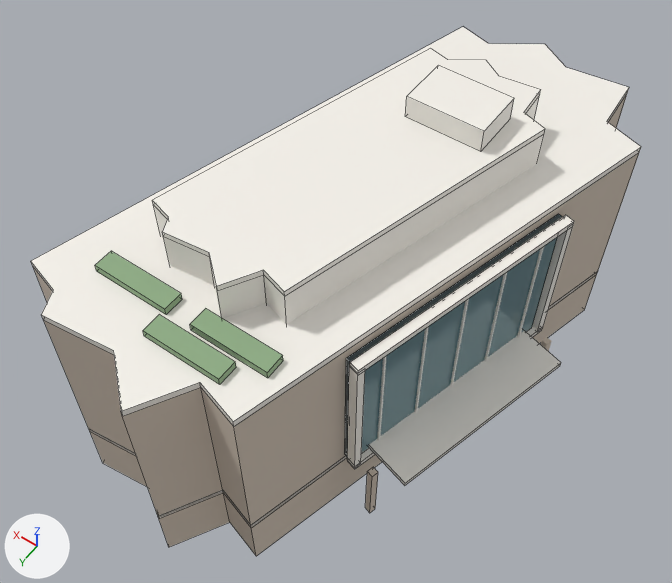
Before and after pictures for a commit that changed the Blender file assets/models/taio.blend.
Before and after are seen from a 50 mm lens placed at (-24.7, 37.8, 66.1), pointed at (0.3, 2.9, 11.2). The lights are fixed; the arrows at lower left show +X, +Y and +Z. The first picture is the older version. Mesh edges are drawn as thin lines on the coarser meshes.

The first picture shows 'CTH_frame_top', 'CTH_glass', 'CTH_penthouse', 'CTH_planter_0', 'CTH_planter_1', 'CTH_planter_2', 'CTH_podium', 'CTH_portico', 'CTH_roof', 'CTH_roof_plant', 'CTH_roof_slab', 'CTH_tower' and 12 more.
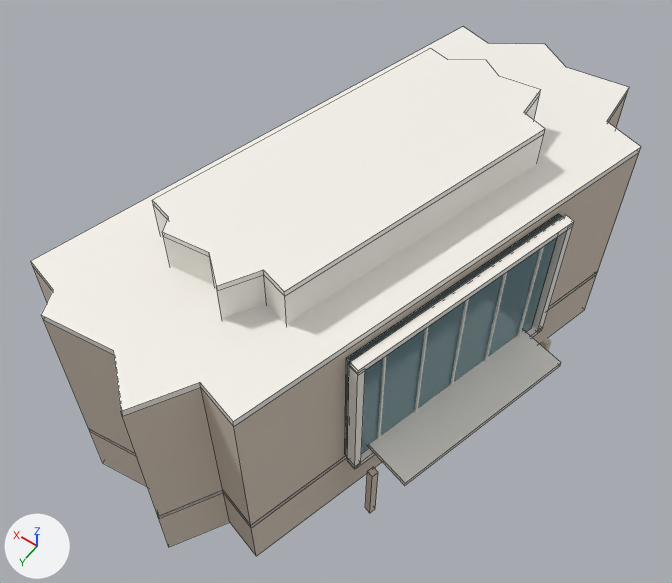
Changed parts and their boxes [x1, y1, x2, y2] in the pictures (672 x 583 px):
'CTH_roof_plant', deleted
    before: [405, 66, 514, 152]
'CTH_planter_1', deleted
    before: [143, 314, 236, 385]
'CTH_planter_0', deleted
    before: [190, 308, 283, 378]
'CTH_planter_2', deleted
    before: [95, 251, 182, 315]

What the commit changed:
Object 'CTH_planter_0' (ob_cth_planter_0) is deleted.
Object 'CTH_planter_1' (ob_cth_planter_1) is deleted.
Object 'CTH_planter_2' (ob_cth_planter_2) is deleted.
Object 'CTH_roof_plant' (ob_cth_roof_plant) is deleted.
